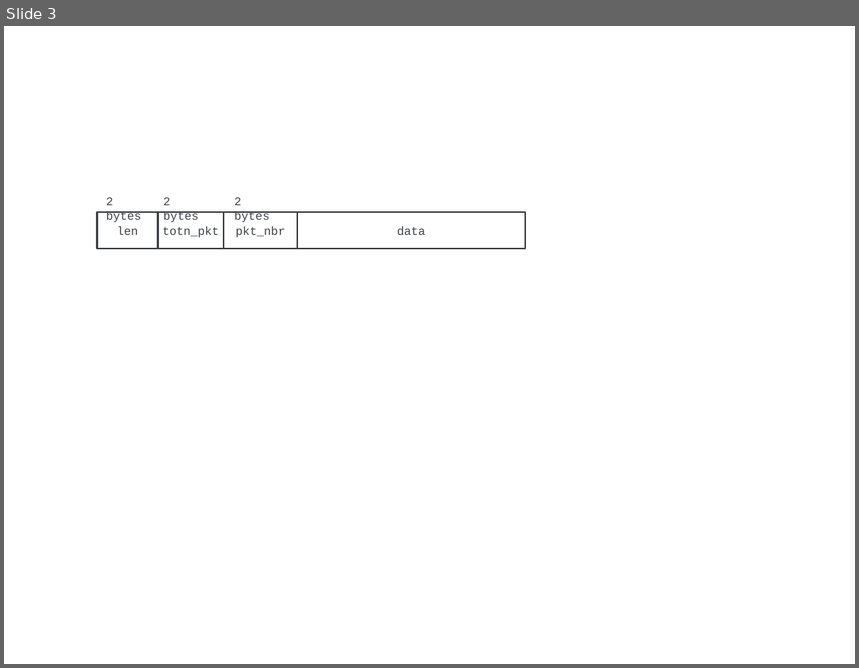
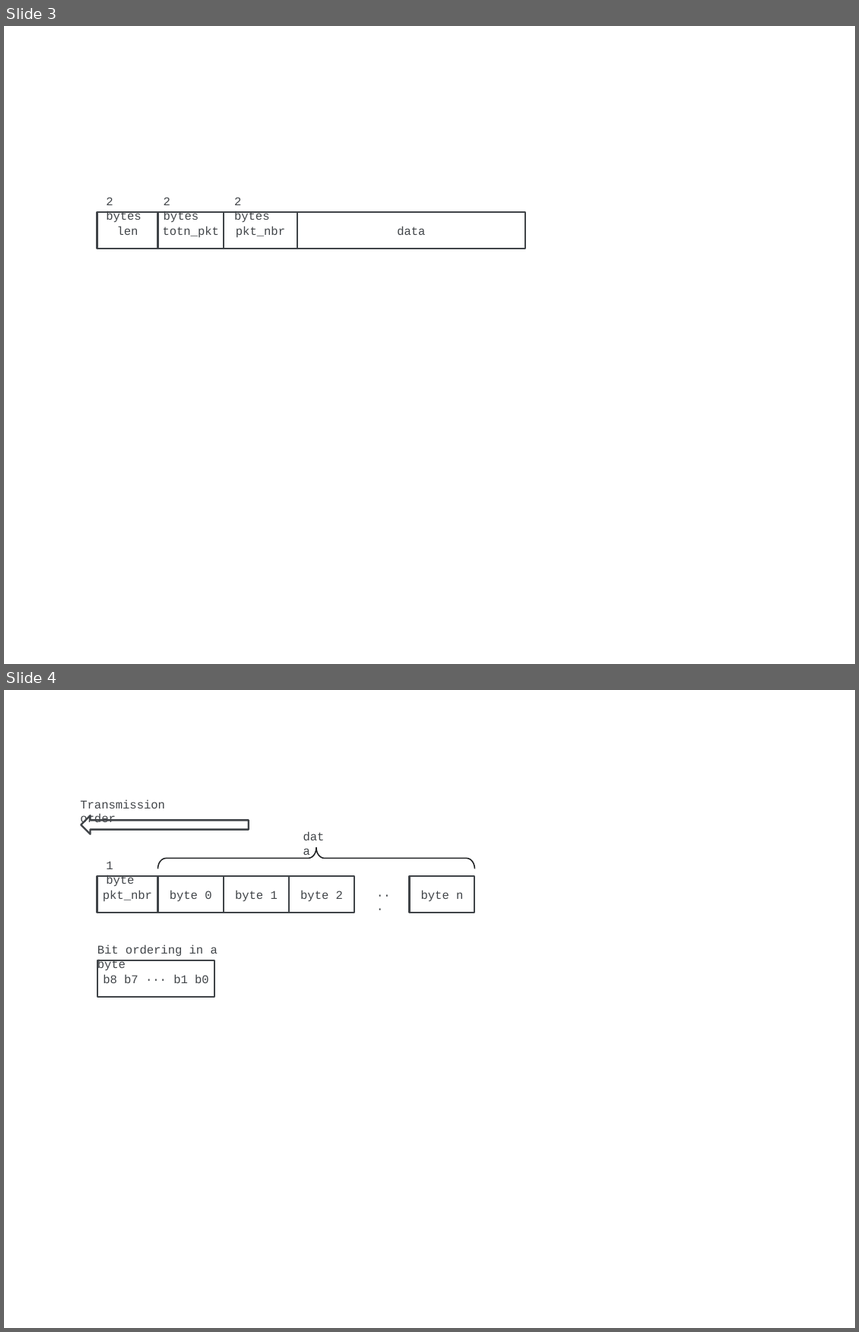
Before and after one commit to fidesmo/apdu-over-ble, a slide deck: resources/figures.pptx. Shown one above the other, each under a label of ours: slide 3 before the commit, slides 3 and 4 after it. The pictures are 859x668 and 859x1332 pixels, drawn with LibreOffice and Linux fonts; fonts in the diff are those of the drawing. Boxes give left, top, right and bottom in pixels: in the first picture for what was removed or moved away, otherwise in the second. Text is boxed around its words. In the diff, an @@ line names an element or a change of style, - is before the commit and + after.

Commit message:
Simplifications and improvements to the protocol: - Removed unnecessary fields from the fragments - Added retry policy for fragments - Specified endianess on sequence and byte level - Enhanced example sequence diagram

```diff
--- a/resources/figures.pptx
+++ b/resources/figures.pptx
@@ slide 4 added at (4, 690, 855, 1328), background #FFFFFF @@
@@ text added at (80, 799, 165, 827), 10 pt, text #404448 @@
+Transmission order
@@ left arrow added at (81, 816, 248, 834), outline #404448 1.5 pt @@
@@ text added at (295, 825, 338, 847), 10 pt, text #404448 @@
+data
@@ left brace added at (158, 848, 475, 869), outline #202224 1 pt @@
@@ text added at (106, 861, 134, 886), 10 pt, text #404448 @@
+1 byte
@@ rectangle added at (97, 876, 158, 913), outline #404448 1.5 pt, 10 pt, text #404448 @@
+pkt_nbr
@@ rectangle added at (158, 876, 224, 913), outline #404448 1.5 pt, 10 pt, text #404448 @@
+byte 0
@@ rectangle added at (224, 876, 289, 913), outline #404448 1.5 pt, 10 pt, text #404448 @@
+byte 1
@@ rectangle added at (289, 876, 354, 913), outline #404448 1.5 pt, 10 pt, text #404448 @@
+byte 2
@@ text added at (368, 883, 405, 906), 10 pt, text #404448 @@
+···
@@ rectangle added at (410, 876, 475, 913), outline #404448 1.5 pt, 10 pt, text #404448 @@
+byte n
@@ rectangle added at (97, 961, 215, 997), outline #404448 1.5 pt, 10 pt, text #404448 @@
+b8 b7 ··· b1 b0
@@ text added at (97, 945, 218, 972), 10 pt, text #404448 @@
+Bit ordering in a byte
```
Also in this commit, not shown: 1 slide removed, 6 other files.
